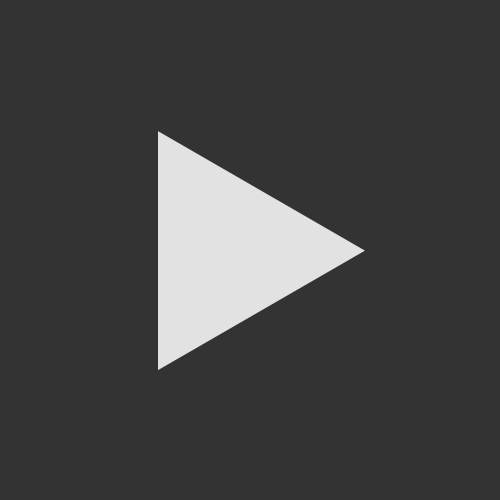
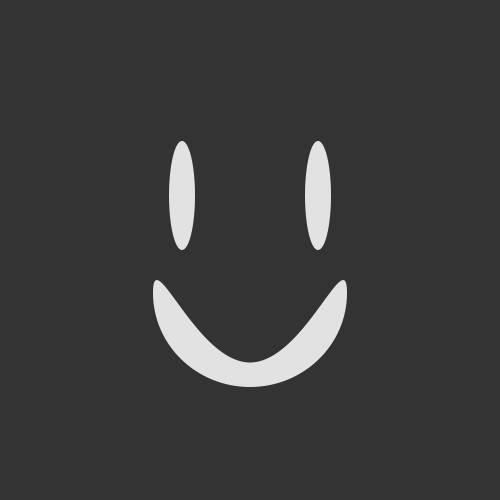
Layers edited between the first and the second w=500, h=500 image:
added group "プロフィール" with 2 layers above "コメント" over [left=153, top=141, right=347, bottom=387]
added layer "楕円形 3" in group "プロフィール" over [left=153, top=280, right=347, bottom=387]
added layer "楕円形 2" in group "プロフィール" over [left=169, top=141, right=331, bottom=250]
removed layer "▲" over [left=158, top=131, right=365, bottom=371]
